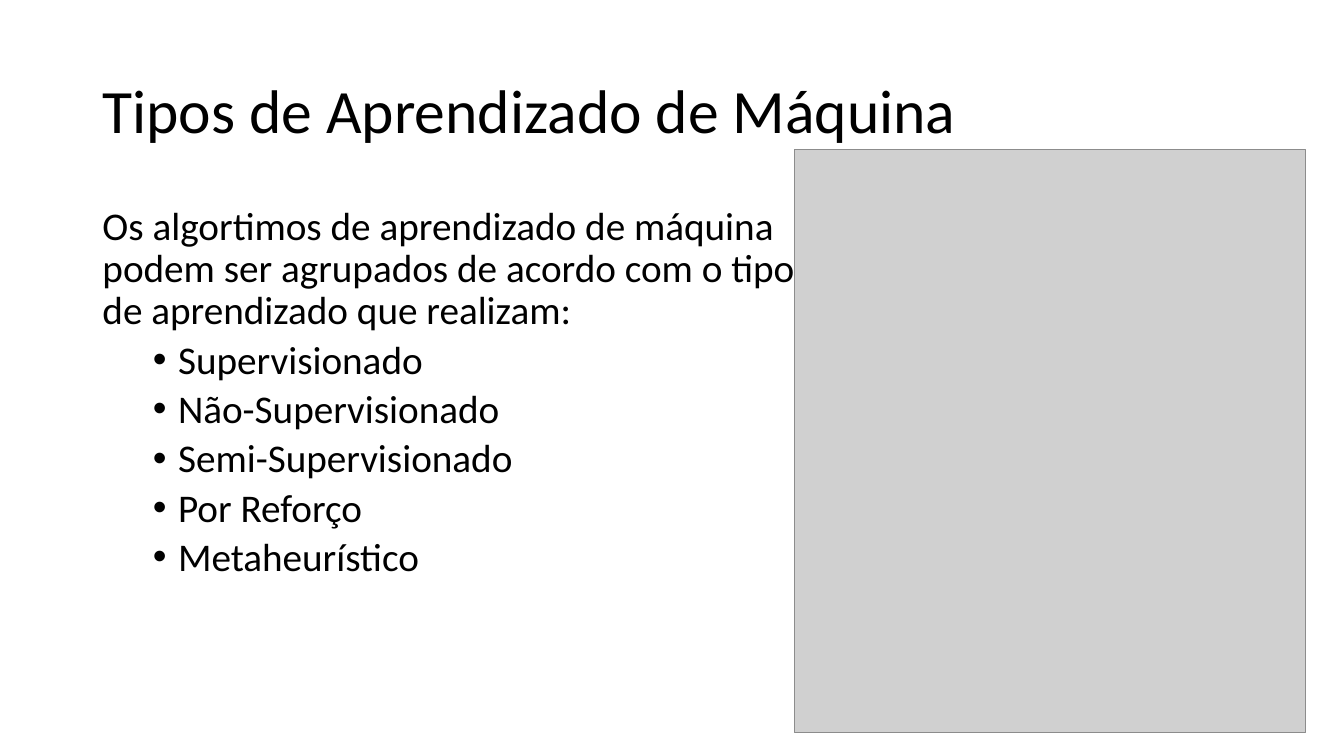
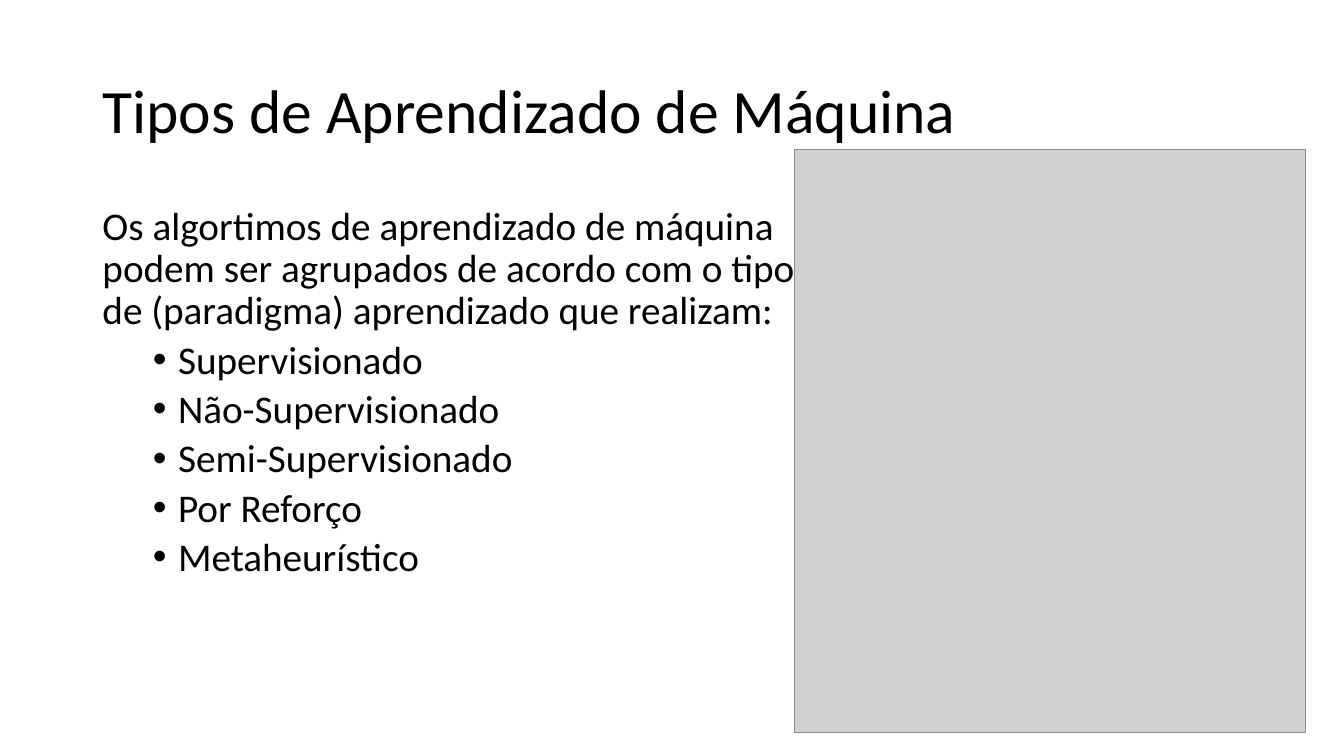
Before and after one commit to zz4fap/t319_aprendizado_de_maquina, a slide deck: slide 15 of slides/T319_Introdução.pptx. Drawn at 1344x756 pixels with LibreOffice and Linux fonts; fonts in the diff are those of the drawing; grey boxes stand for pictures. Boxes give left, top, right and bottom in pixels: in the first picture for what was removed or moved away, otherwise in the second. Text is boxed around its words. In the diff, an @@ line names an element or a change of style, - is before the commit and + after.

```diff
--- a/slides/T319_Introdução.pptx
+++ b/slides/T319_Introdução.pptx
@@ text at [102,212,794,331]: text changed @@
-Os algortimos de aprendizado de máquina podem ser agrupados de acordo com o tipo de aprendizado que realizam:
+Os algortimos de aprendizado de máquina podem ser agrupados de acordo com o tipo de (paradigma) aprendizado que realizam:
```
Also in this commit, not shown: 11 other slides changed, 1 other file.
